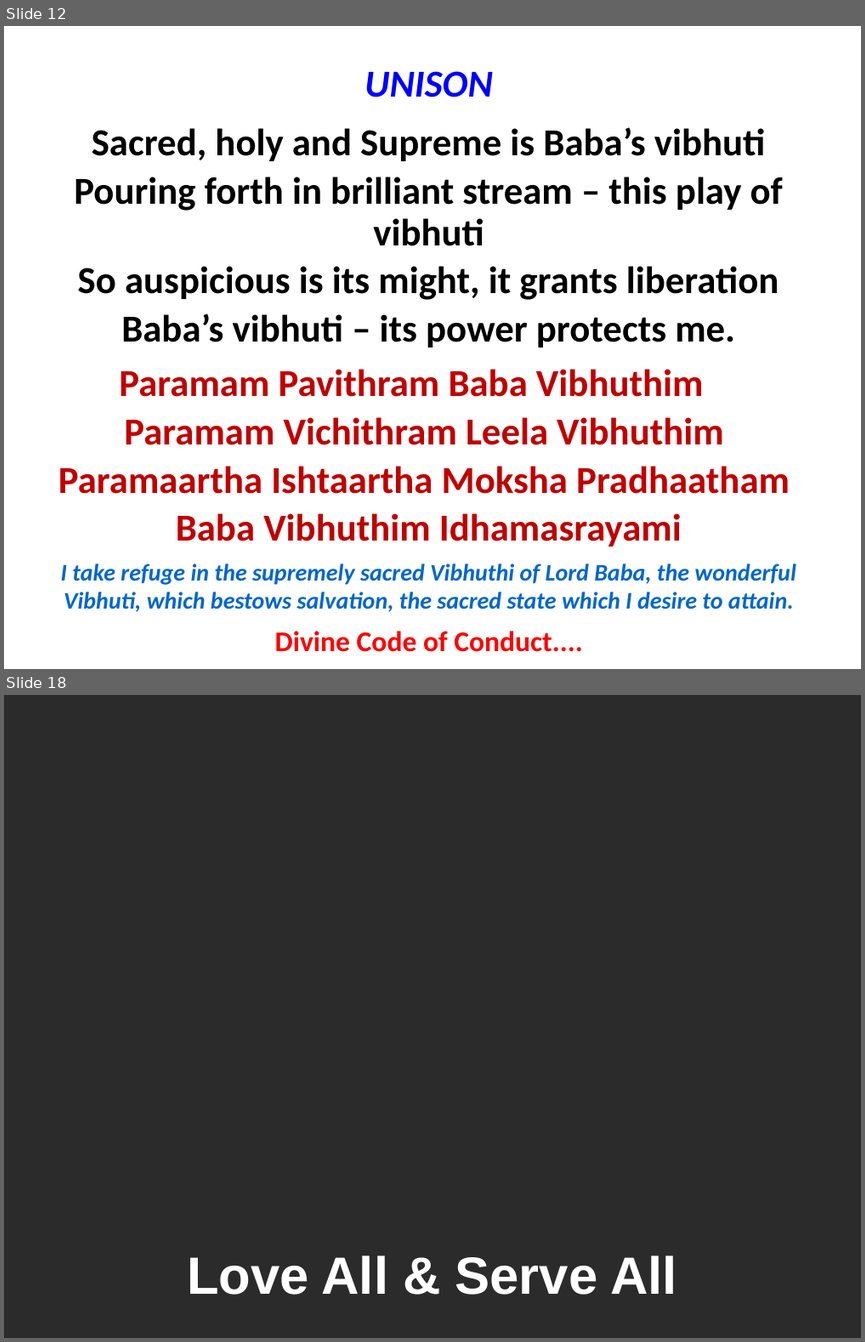
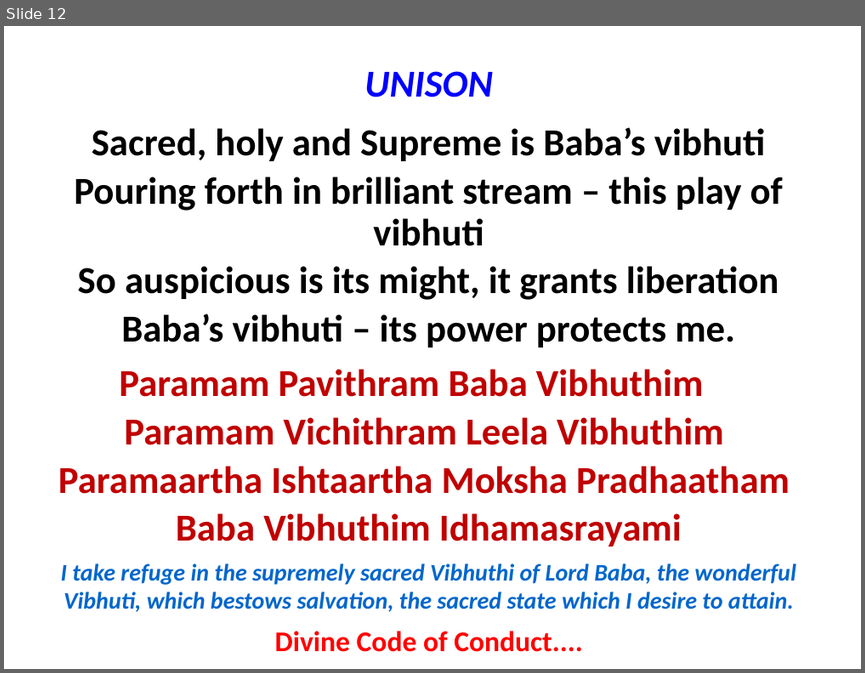
Before and after one commit to rkanadam/saibhajanmaker, a slide deck: WebContent/WEB-INF/suffix.pptx. Shown one above the other, each under a label of ours: slides 12 and 18 before the commit, slide 12 after it; the slides between them are not shown. The pictures are 865x1342 and 865x673 pixels, drawn with LibreOffice and Linux fonts; fonts in the diff are those of the drawing; background and template pictures are left out; a plain dark background stands for a picture behind light text. Boxes give left, top, right and bottom in pixels: in the first picture for what was removed or moved away, otherwise in the second. Text is boxed around its words. In the diff, an @@ line names an element or a change of style, - is before the commit and + after.

```diff
--- a/WebContent/WEB-INF/suffix.pptx
+++ b/WebContent/WEB-INF/suffix.pptx
@@ slide 18 removed at [4, 695, 861, 1338], background picture (left out) @@
@@ text removed at [187, 1255, 677, 1294] @@
-Love All & Serve All
```
Also in this commit, not shown: 5 other slides removed, 7 other files.
